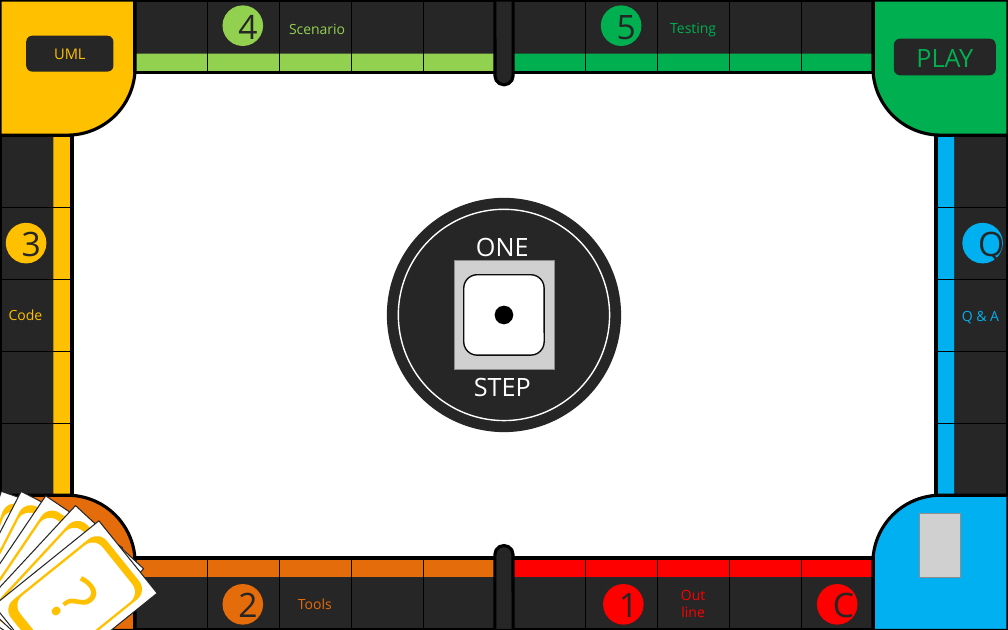
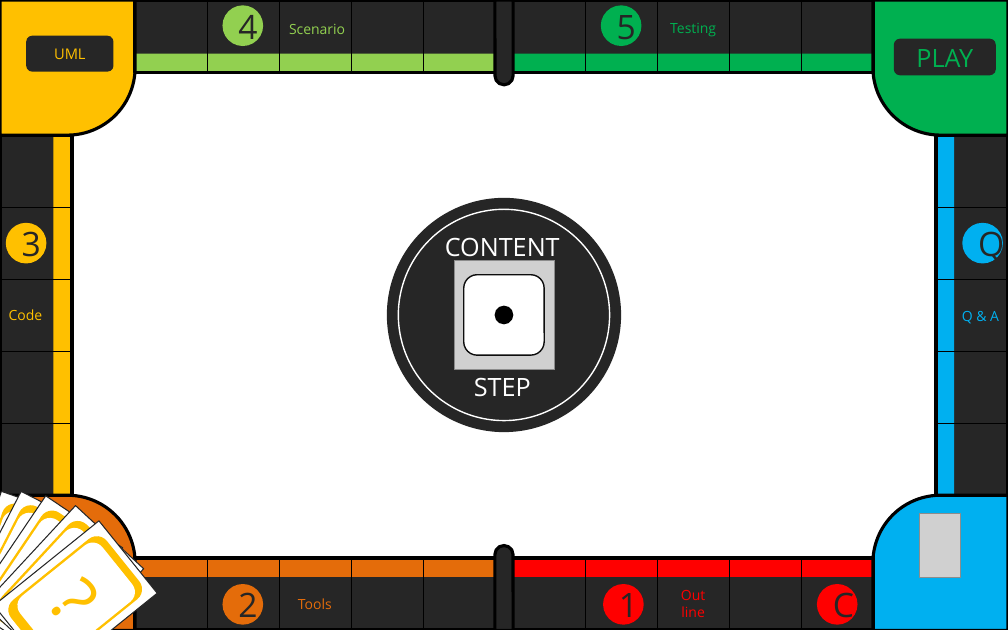
Before and after one commit to jopemachine-playground/Marble-of-University, a slide deck: slide 2 of Term_Project/텀프로젝트 최종 발표.pptx. Drawn at 1008x630 pixels with LibreOffice and Linux fonts; fonts in the diff are those of the drawing; grey boxes stand for pictures. Boxes give left, top, right and bottom in pixels: in the first picture for what was removed or moved away, otherwise in the second. Text is boxed around its words. In the diff, an @@ line names an element or a change of style, - is before the commit and + after.

```diff
--- a/Term_Project/텀프로젝트 최종 발표.pptx
+++ b/Term_Project/텀프로젝트 최종 발표.pptx
@@ text at (x1=445, y1=237, x2=560, y2=263): text changed @@
-ONE
+CONTENT
```
Also in this commit, not shown: 11 other slides changed, 4 slides added.
